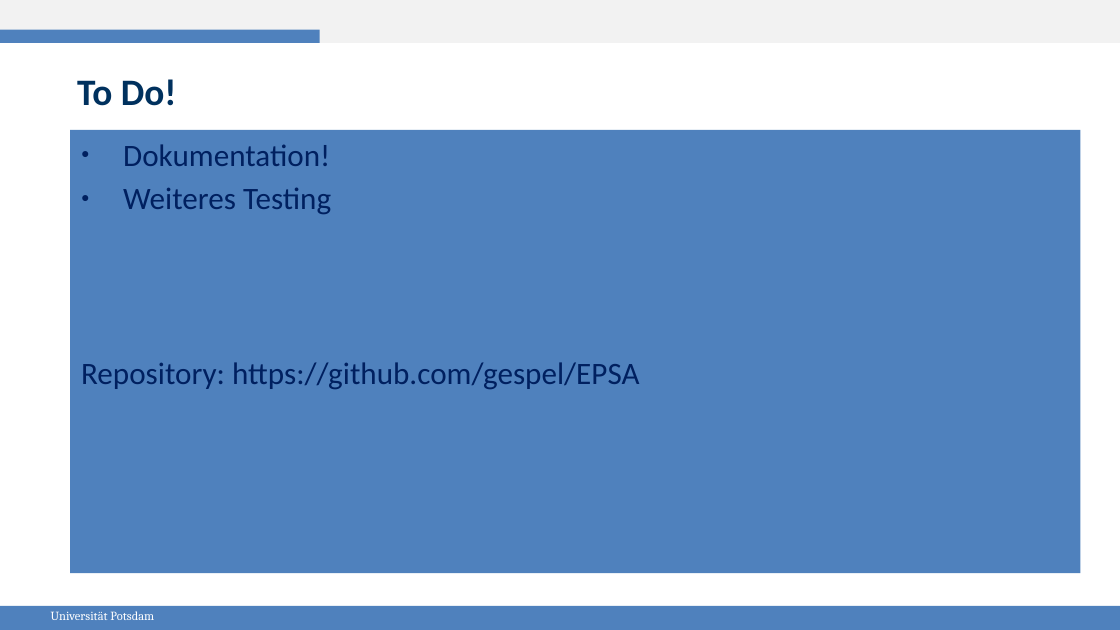
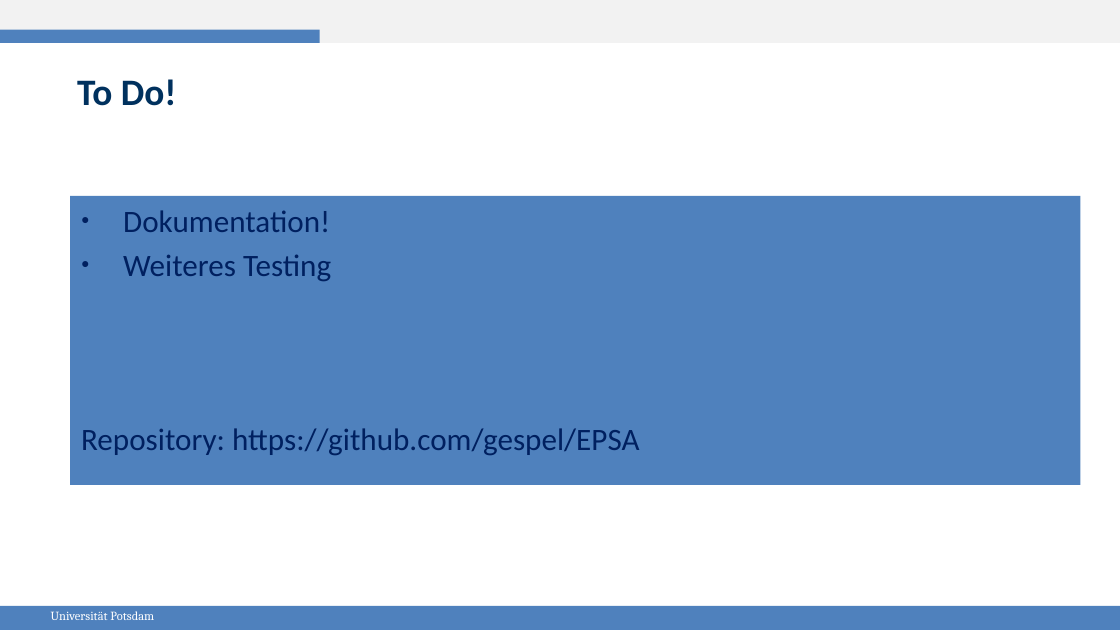
Before and after one commit to gespel/EPSA, a slide deck: slide 17 of praesi.odp (slide 14 before the commit). Drawn at 1120x630 pixels with LibreOffice and Linux fonts; fonts in the diff are those of the drawing. Boxes give left, top, right and bottom in pixels: in the first picture for what was removed or moved away, otherwise in the second. Text is boxed around its words. In the diff, an @@ line names an element or a change of style, - is before the commit and + after.

```diff
--- a/praesi.odp
+++ b/praesi.odp
@@ rectangle "Dokumentation!": place and size @@
-rectangle "Dokumentation!" at (71,130,1081,573)
+rectangle "Dokumentation!" at (71,196,1081,485)
```
Also in this commit, not shown: 7 other slides changed, 3 slides added, 1 other file.
